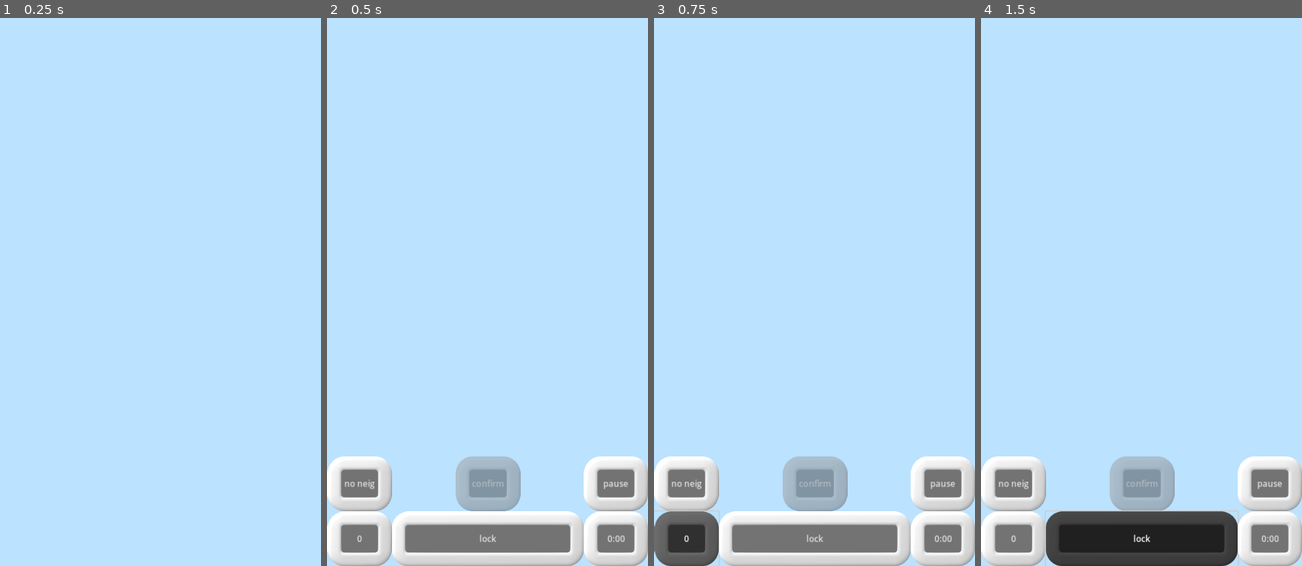
Above: before the commit, frames 1-4 (left to right).
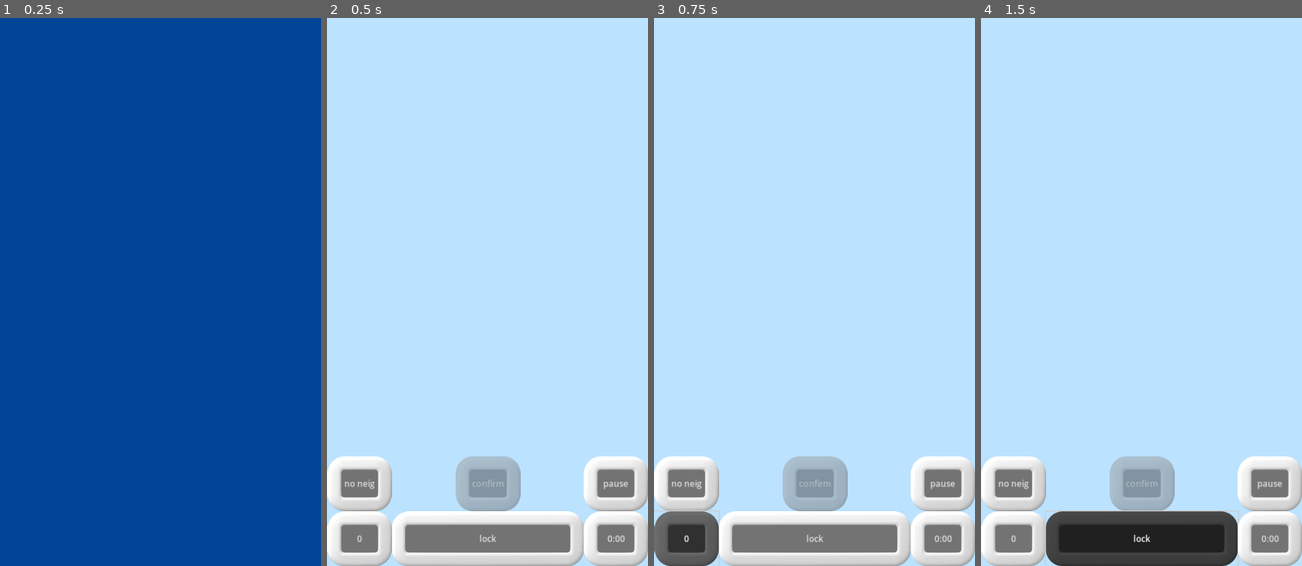
Above: after the commit, the same moments.

Repository: WalynC/sphereSweeperGodot
Game: Godot game, scene res://mainScenes/game.tscn
Two runs of this game, one before a commit and one after it. Both use one fixed random seed, a clock stepped at 60 frames per second and the inputs below. Sound files missing from this copy of the repository are replaced by a short silence.
Inputs:
- Up to frame 1 (0.25 s): no input
- Up to frame 2 (0.5 s): no input
- Up to frame 3 (0.75 s): click "0" at 0.5 s
- Up to frame 4 (1.5 s): click "lock" at 1.25 s

The runs differ from the first frame. In frame 1, 100% of the frame differs, in the area x 0-100%, y 0-100%; in frame 2, nothing differs; in frame 3, nothing differs; in frame 4, nothing differs.

Commit message:
Begins work on making world pivot move on and off screen at start/end

Diff:
--- a/mainScenes/game.tscn
+++ b/mainScenes/game.tscn
@@ -1,9 +1,10 @@
-[gd_scene load_steps=45 format=3 uid="uid://usiusro6nnqg"]
+[gd_scene load_steps=46 format=3 uid="uid://usiusro6nnqg"]
 
 [ext_resource type="Script" path="res://scripts/GameManager.gd" id="1_phl8j"]
 [ext_resource type="Environment" uid="uid://cjlyjiv35f4y3" path="res://environmentNormal.tres" id="2_87th6"]
 [ext_resource type="Material" uid="uid://dxfngky0b820a" path="res://iconMat.tres" id="3_3hapr"]
 [ext_resource type="Material" uid="uid://b33iutaojgfki" path="res://boardMaterial.tres" id="4_5055k"]
+[ext_resource type="Script" path="res://scripts/WorldPivotMover.gd" id="4_r5hh3"]
 [ext_resource type="Material" uid="uid://bjf7ju8dgqwi1" path="res://glowShader.tres" id="4_w2e11"]
 [ext_resource type="Script" path="res://scripts/GlowSphere.gd" id="5_lsqos"]
 [ext_resource type="PackedScene" uid="uid://rwawmt27ljkw" path="res://uiScenes/lose_screen.tscn" id="5_ya7ol"]
@@ -89,6 +90,8 @@
 pivot = NodePath("../WorldPivot")
 
 [node name="WorldPivot" type="Node3D" parent="."]
+transform = Transform3D(1, 0, 0, 0, 1, 0, 0, 0, 1, 0, 10, 0)
+script = ExtResource("4_r5hh3")
 
 [node name="board" type="MeshInstance3D" parent="WorldPivot"]
 material_override = ExtResource("4_5055k")
--- /dev/null
+++ b/scripts/WorldPivotMover.gd
@@ -0,0 +1,13 @@
+extends Node3D
+class_name WorldPivotMover
+
+static var instance
+# Called when the node enters the scene tree for the first time.
+func _ready():
+	instance = self
+	var tween = create_tween()
+	tween.tween_property(self, "position", Vector3(0,0,0),.5)
+
+func Leave():
+	var tween = create_tween()
+	tween.tween_property(self, "position", Vector3(0,10,0),.5)
--- a/scripts/visual themes/day/CloudManager.gd
+++ b/scripts/visual themes/day/CloudManager.gd
@@ -5,11 +5,11 @@
 
 func GenerateClouds():
 	rotDir.resize(clouds.size())
-	reparent(GameManager.instance.worldPivot)
 	var time = SaveManager.saveData.visualTime if GameManager.loading else 0.0
 	for i in range(0, clouds.size()):
 		var speed = deg_to_rad(GameManager.visRNG.randf_range(0.5, 0.25) * (-1 if GameManager.visRNG.randi_range(0,1) == 0 else 1))
 		rotDir[i] = Vector3.UP*speed
+		clouds[i].reparent(GameManager.instance.worldPivot)
 		clouds[i].position = Vector3.ZERO
 		clouds[i].rotate_object_local(Vector3.UP, deg_to_rad(GameManager.visRNG.randf_range(-180, 180)))
 		clouds[i].rotate_object_local(Vector3.RIGHT, deg_to_rad(GameManager.visRNG.randf_range(-180, 180)))
